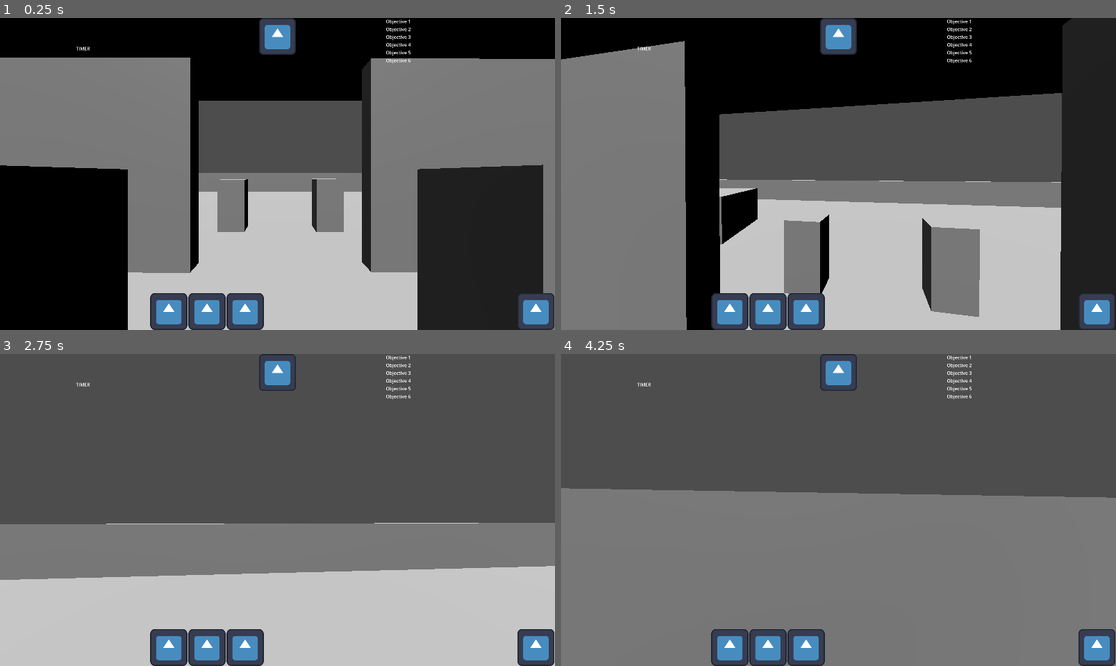
Above: before the commit, frames 1-4 (two rows, left to right).
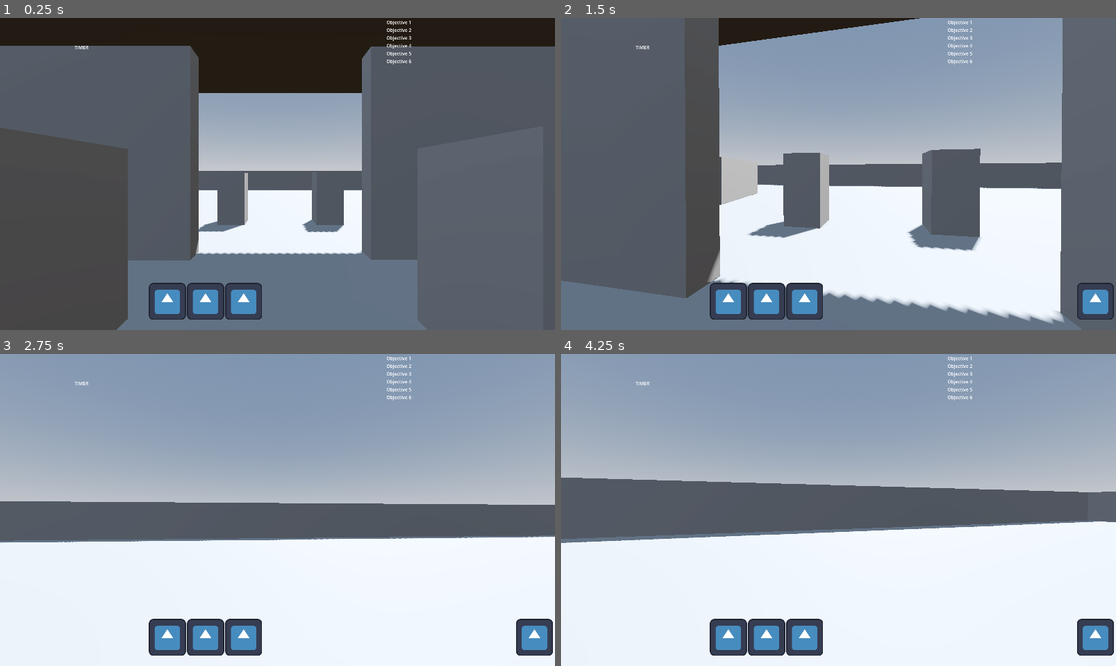
Above: after the commit, the same moments.

Repository: Leoyou04/Convenience-Chaos
Game: Godot game, scene res://Scenes/Main.tscn
Two runs of this game, one before a commit and one after it. Both use one fixed random seed, a clock stepped at 60 frames per second and the inputs below. This scene is started directly instead of the project's main scene. The engine's default icon, where the game draws it, is replaced by a stand-in: a white triangle on a blue panel in a dark square.
Inputs (mouse positions are in pixels of both pictures, inside the frame that each line leads up to):
- Up to frame 1 (0.25 s): no input
- Up to frame 2 (1.5 s): move the mouse to (866, 174) at 0.52 s; hold Up (ui_up) from 0.53 s (still down); tap C (crouch) at 0.6 s; tap Z (prone) at 0.8, 1.35 s; move the mouse to (810, 174) at 1.27 s
- Up to frame 3 (2.75 s): keep holding Up (ui_up); tap Shift (sprint) at 1.55 s; move the mouse to (288, 503) at 2.02 s; hold Shift (sprint) from 2.03 s (still down); tap C (crouch) at 2.3 s
- Up to frame 4 (4.25 s): keep holding Up (ui_up); move the mouse to (832, 516) at 2.77 s; release Shift (sprint) at 2.78 s; tap C (crouch) at 2.85 s; tap Z (prone) at 3.05 s; move the mouse to (877, 513) at 3.52 s; hold Shift (sprint) from 3.53 s (still down); tap Q (drop_item) at 3.6 s

The runs differ from the first frame. In frame 1, 98% of the frame differs, in the area x 0-100%, y 0-100%; in frame 2, 92%; in frame 3, 92%; in frame 4, 96%.

Commit message:
I ahve addded hu8d and and trying to fix crouch and prone
added prone and crouch but they are broken and need to fix sprint

Diff:
--- a/Scenes/GameUI.tscn
+++ b/Scenes/GameUI.tscn
@@ -11,6 +11,10 @@
 anchors_preset = 15
 anchor_right = 1.0
 anchor_bottom = 1.0
+offset_left = -5.0
+offset_top = -35.0
+offset_right = -5.0
+offset_bottom = -35.0
 grow_horizontal = 2
 grow_vertical = 2
 
@@ -18,8 +22,10 @@
 anchors_preset = 1
 anchor_left = 1.0
 anchor_right = 1.0
-offset_left = -585.0
-offset_bottom = 217.0
+offset_left = -583.0
+offset_top = 3.0
+offset_right = 2.0
+offset_bottom = 220.0
 grow_horizontal = 0
 
 [node name="Objective 1" type="Label" parent="ObjectiveList" unique_id=482281076]
@@ -52,10 +58,10 @@
 anchor_top = -0.037037037
 anchor_right = -0.059375
 anchor_bottom = -0.037037037
-offset_left = 120.0
-offset_top = 42.0
-offset_right = 683.0
-offset_bottom = 249.0
+offset_left = 115.0
+offset_top = 38.0
+offset_right = 678.0
+offset_bottom = 245.0
 text = "TIMER"
 horizontal_alignment = 1
 vertical_alignment = 1
@@ -67,9 +73,10 @@
 anchor_top = 1.0
 anchor_right = 0.5
 anchor_bottom = 1.0
-offset_left = -440.0
-offset_top = -176.0
-offset_right = 436.0
+offset_left = -445.0
+offset_top = -211.0
+offset_right = 431.0
+offset_bottom = -35.0
 grow_horizontal = 2
 grow_vertical = 0
 
@@ -97,9 +104,10 @@
 anchor_top = 1.0
 anchor_right = 1.0
 anchor_bottom = 1.0
-offset_left = -130.0
-offset_top = -128.0
-offset_right = -2.0
+offset_left = -135.0
+offset_top = -163.0
+offset_right = -7.0
+offset_bottom = -35.0
 grow_horizontal = 0
 grow_vertical = 0
 size_flags_vertical = 8
@@ -111,9 +119,10 @@
 anchors_preset = 5
 anchor_left = 0.5
 anchor_right = 0.5
-offset_left = -64.0
-offset_right = 64.0
-offset_bottom = 128.0
+offset_left = -102.0
+offset_top = 3.0
+offset_right = 26.0
+offset_bottom = 131.0
 grow_horizontal = 2
 texture = ExtResource("1_tyage")
 script = ExtResource("3_po7eo")
--- a/Scenes/Main.tscn
+++ b/Scenes/Main.tscn
@@ -5,17 +5,32 @@
 [ext_resource type="PackedScene" uid="uid://b4j1n4w3cj2bg" path="res://Scenes/GameUI.tscn" id="3_kln2b"]
 [ext_resource type="Script" uid="uid://dly8agh4d7cq2" path="res://autoloads/hot_bar_manager.gd" id="3_rgh2o"]
 
+[sub_resource type="ProceduralSkyMaterial" id="ProceduralSkyMaterial_rgh2o"]
+sky_horizon_color = Color(0.66224277, 0.6717428, 0.6867428, 1)
+ground_horizon_color = Color(0.66224277, 0.6717428, 0.6867428, 1)
+
+[sub_resource type="Sky" id="Sky_pbw6q"]
+sky_material = SubResource("ProceduralSkyMaterial_rgh2o")
+
+[sub_resource type="Environment" id="Environment_v1gob"]
+background_mode = 2
+sky = SubResource("Sky_pbw6q")
+tonemap_mode = 2
+glow_enabled = true
+
 [node name="Node3D" type="Node3D" unique_id=1390644774]
 
-[node name="WorldEnvironment" type="WorldEnvironment" parent="." unique_id=1009331926]
+[node name="WorldEnvironment" type="WorldEnvironment" parent="." unique_id=2087525321]
+environment = SubResource("Environment_v1gob")
 
-[node name="DirectionalLight3D" type="DirectionalLight3D" parent="." unique_id=1606848215]
-transform = Transform3D(0.99962336, -0.016698057, -0.021779984, 0.02591974, 0.31358683, 0.94920576, -0.0090199765, -0.9494127, 0.3139015, -1.8399343, 8.718534, 4.5406437)
+[node name="DirectionalLight3D" type="DirectionalLight3D" parent="." unique_id=420769032]
+transform = Transform3D(-0.8660254, -0.43301278, 0.25, 0, 0.49999997, 0.86602545, -0.50000006, 0.75, -0.43301266, 0, 0, 0)
+shadow_enabled = true
 
 [node name="GameUI" type="CanvasLayer" parent="." unique_id=2102171610]
 
 [node name="Player" parent="." unique_id=1048298426 instance=ExtResource("1_idj7w")]
-transform = Transform3D(1, 0, 0, 0, 1, 0, 0, 0, 1, 0, 1.7692537, 0)
+transform = Transform3D(1, 0, 0, 0, 1, 0, 0, 0, 1, 0, 1.7264452, 0)
 
 [node name="NavigationRegion3D" parent="." unique_id=334244944 instance=ExtResource("2_kln2b")]
 
--- a/Scenes/Player.tscn
+++ b/Scenes/Player.tscn
@@ -12,10 +12,10 @@
 script = ExtResource("1_kyqiw")
 
 [node name="CollisionShape3D" type="CollisionShape3D" parent="." unique_id=363727796]
-transform = Transform3D(1, 0, 0, 0, 1, 0, 0, 0, 1, 0, -0.16433716, 0)
 shape = SubResource("CapsuleShape3D_0rwas")
 
 [node name="CameraMount" type="Node3D" parent="." unique_id=1138456204]
+transform = Transform3D(1, 0, 0, 0, 1, 0, 0, 0, 1, 0, 0.1566695, 0)
 
 [node name="Camera3D" type="Camera3D" parent="CameraMount" unique_id=183495084]
 transform = Transform3D(1, 0, 0, 0, 1, 0, 0, 0, 1, 0, 0.15340495, 0)
@@ -24,6 +24,7 @@
 transform = Transform3D(1, 0, 0, 0, -0.04951217, -0.99877363, 0, 0.99877363, -0.04951217, 0.0032610893, -0.41693527, -0.28117222)
 
 [node name="NoiseEmitter" type="Area3D" parent="." unique_id=1780354063]
+visible = false
 script = ExtResource("1_rpqav")
 
 [node name="NoiseShape" type="CollisionShape3D" parent="NoiseEmitter" unique_id=575191206]
--- a/Scenes/StoreMap.tscn
+++ b/Scenes/StoreMap.tscn
@@ -506,6 +506,3 @@
 
 [node name="CollisionShape3D" type="CollisionShape3D" parent="StoreMap/Dumpster2/StaticBody3D" unique_id=2006059185]
 shape = SubResource("ConcavePolygonShape3D_yr7xl")
-
-[node name="DirectionalLight3D" type="DirectionalLight3D" parent="." unique_id=147384463]
-transform = Transform3D(0.99962336, -0.016698057, -0.021779984, 0.02591974, 0.31358683, 0.94920576, -0.0090199765, -0.9494127, 0.3139015, 0.39716387, 3.586012, 4.5406437)
--- a/scripts/alert_icon.gd
+++ b/scripts/alert_icon.gd
@@ -1,4 +1,4 @@
-extends Label3D
+extends TextureRect
 
 var alert_timer: float = 0.0
 var alert_duration: float = 2.0  # Duration to show alert (seconds)
@@ -7,10 +7,6 @@
 func _ready() -> void:
 	# Hide by default
 	visible = false
-	text = "!"
-
-	# Optional: customize text appearance
-	font_size = 40
 
 func _process(delta: float) -> void:
 	if is_alerted:
--- a/scripts/noise_indicator.gd
+++ b/scripts/noise_indicator.gd
@@ -1,29 +1,34 @@
-extends Sprite3D
+extends TextureRect
 
-var player: Node3D
+var player: CharacterBody3D
 var hide_timer: float = 0.0
-var hide_delay: float = 0.3  # Time to hide sprite after player stops moving
+var hide_delay: float = 0.3  # Time to hide indicator after player stops moving
 
 func _ready() -> void:
-	# Hide the sprite by default
+	# Hide by default until movement is detected.
 	visible = false
-
-	# Get reference to the player (parent node)
-	player = get_parent()
+	_resolve_player()
 
 func _process(delta: float) -> void:
-	if not player:
-		return
+	if not is_instance_valid(player):
+		_resolve_player()
+		if not player:
+			return
 
-	# Check if player is moving (has velocity)
-	var player_velocity = player.velocity if player.has_meta("velocity") or player is CharacterBody3D else Vector3.ZERO
+	# Ignore vertical speed so jumping/falling doesn't trigger the UI indicator.
+	var planar_speed := Vector2(player.velocity.x, player.velocity.z).length()
 
-	if player_velocity.length() > 0.1:
-		# Player is moving, show the sprite
+	if planar_speed > 0.1:
 		visible = true
 		hide_timer = 0.0
 	else:
-		# Player is not moving, start countdown to hide
 		hide_timer += delta
 		if hide_timer >= hide_delay:
 			visible = false
+
+func _resolve_player() -> void:
+	var players := get_tree().get_nodes_in_group("player")
+	if players.is_empty():
+		return
+	if players[0] is CharacterBody3D:
+		player = players[0]
--- a/scripts/player.gd
+++ b/scripts/player.gd
@@ -10,19 +10,45 @@
 var prone_speed = 1.0
 var current_speed = speed
 var mouse_sensitivity = 0.002
+var gravity: float = ProjectSettings.get_setting("physics/3d/default_gravity")
+
+const CROUCH_HEIGHT_MULTIPLIER := 0.5
+const PRONE_HEIGHT_MULTIPLIER := 0.25
+const SPRINT_MAX_SECONDS := 6.0
+const SPRINT_RECHARGE_SECONDS := 10.0
 
 var is_crouching = false
 var is_prone = false
 
+var base_collision_position_y: float
+var base_collision_half_height: float = 0.0
+var base_capsule_height: float = 0.0
+var base_capsule_radius: float = 0.0
+var base_camera_height: float
+var sprint_stamina: float = SPRINT_MAX_SECONDS
+
 func _ready():
 	Input.set_mouse_mode(Input.MOUSE_MODE_CAPTURED)
 	add_to_group("player")
+	collision_shape.scale = Vector3.ONE
+
+	if collision_shape.shape is CapsuleShape3D:
+		collision_shape.shape = collision_shape.shape.duplicate()
+		var capsule := collision_shape.shape as CapsuleShape3D
+		base_capsule_height = capsule.height
+		base_capsule_radius = capsule.radius
+		base_collision_half_height = (base_capsule_height / 2.0) + base_capsule_radius
+
+	base_collision_position_y = collision_shape.position.y
+	base_camera_height = camera_mount.position.y
+
+	_apply_posture_height(1.0)
 
 func _input(event):
 	if event is InputEventMouseMotion:
 		camera_mount.rotate_y(-event.relative.x * mouse_sensitivity)
 		camera.rotate_x(-event.relative.y * mouse_sensitivity)
-		camera.rotation.x = clamp(camera.rotation.x, -PI/2, PI/2)
+		camera.rotation.x = clamp(camera.rotation.x, -PI / 2, PI / 2)
 
 func _unhandled_input(event):
 	if event is InputEventMouseButton and event.pressed:
@@ -31,7 +57,7 @@
 		elif event.button_index == MOUSE_BUTTON_WHEEL_DOWN:
 			HotBarManager.cycle_slot(-1)
 
-func _physics_process(_delta):
+func _physics_process(delta):
 	if Input.is_action_just_pressed("slot_1"):
 		HotBarManager.set_active_slot(0)
 	if Input.is_action_just_pressed("slot_2"):
@@ -51,49 +77,63 @@
 		velocity.x = move_toward(velocity.x, 0, current_speed)
 		velocity.z = move_toward(velocity.z, 0, current_speed)
 
-	if Input.is_action_pressed("sprint"):
+	if not is_on_floor():
+		velocity.y -= gravity * delta
+	elif velocity.y < 0.0:
+		velocity.y = 0.0
+
+	var is_standing := not is_crouching and not is_prone
+	var wants_to_sprint := Input.is_action_pressed("sprint") and is_standing
+
+	if wants_to_sprint and sprint_stamina > 0.0:
+		sprint_stamina = maxf(0.0, sprint_stamina - delta)
 		current_speed = sprint_speed
-	elif is_prone:
-		current_speed = prone_speed
-	elif is_crouching:
-		current_speed = crouch_speed
 	else:
-		current_speed = speed
+		sprint_stamina = minf(SPRINT_MAX_SECONDS, sprint_stamina + (SPRINT_MAX_SECONDS / SPRINT_RECHARGE_SECONDS) * delta)
+		if is_prone:
+			current_speed = prone_speed
+		elif is_crouching:
+			current_speed = crouch_speed
+		else:
+			current_speed = speed
 
 	if Input.is_action_just_pressed("crouch"):
 		if is_prone:
-			# From prone to crouch
 			is_prone = false
 			is_crouching = true
-			collision_shape.scale.y = 0.5
-			camera.position.y = 0.5
+			_apply_posture_height(CROUCH_HEIGHT_MULTIPLIER)
 		elif is_crouching:
-			# Stand up
 			is_crouching = false
-			collision_shape.scale.y = 1.0
-			camera.position.y = 1.0
+			_apply_posture_height(1.0)
 		else:
-			# Crouch
 			is_crouching = true
-			collision_shape.scale.y = 0.5
-			camera.position.y = 0.5
+			_apply_posture_height(CROUCH_HEIGHT_MULTIPLIER)
 
 	if Input.is_action_just_pressed("prone"):
 		if is_crouching:
-			# From crouch to prone
 			is_crouching = false
 			is_prone = true
-			collision_shape.scale.y = 0.25
-			camera.position.y = 0.25
+			_apply_posture_height(PRONE_HEIGHT_MULTIPLIER)
 		elif is_prone:
-			# Stand up
 			is_prone = false
-			collision_shape.scale.y = 1.0
-			camera.position.y = 1.0
+			_apply_posture_height(1.0)
 		else:
-			# Prone
 			is_prone = true
-			collision_shape.scale.y = 0.25
-			camera.position.y = 0.25
+			_apply_posture_height(PRONE_HEIGHT_MULTIPLIER)
 
 	move_and_slide()
+
+func _apply_posture_height(multiplier: float) -> void:
+	if collision_shape.shape is CapsuleShape3D:
+		var capsule := collision_shape.shape as CapsuleShape3D
+
+		capsule.height = base_capsule_height * multiplier
+		# Re-lock radius every call so any scale drift can't accumulate
+		capsule.radius = base_capsule_radius
+
+		var new_half_height := (capsule.height / 2.0) + base_capsule_radius
+		var height_delta := base_collision_half_height - new_half_height
+		collision_shape.position.y = base_collision_position_y - height_delta
+
+	# Move the mount, not the camera — the mount holds the actual elevation
+	camera_mount.position.y = base_camera_height * multiplier
